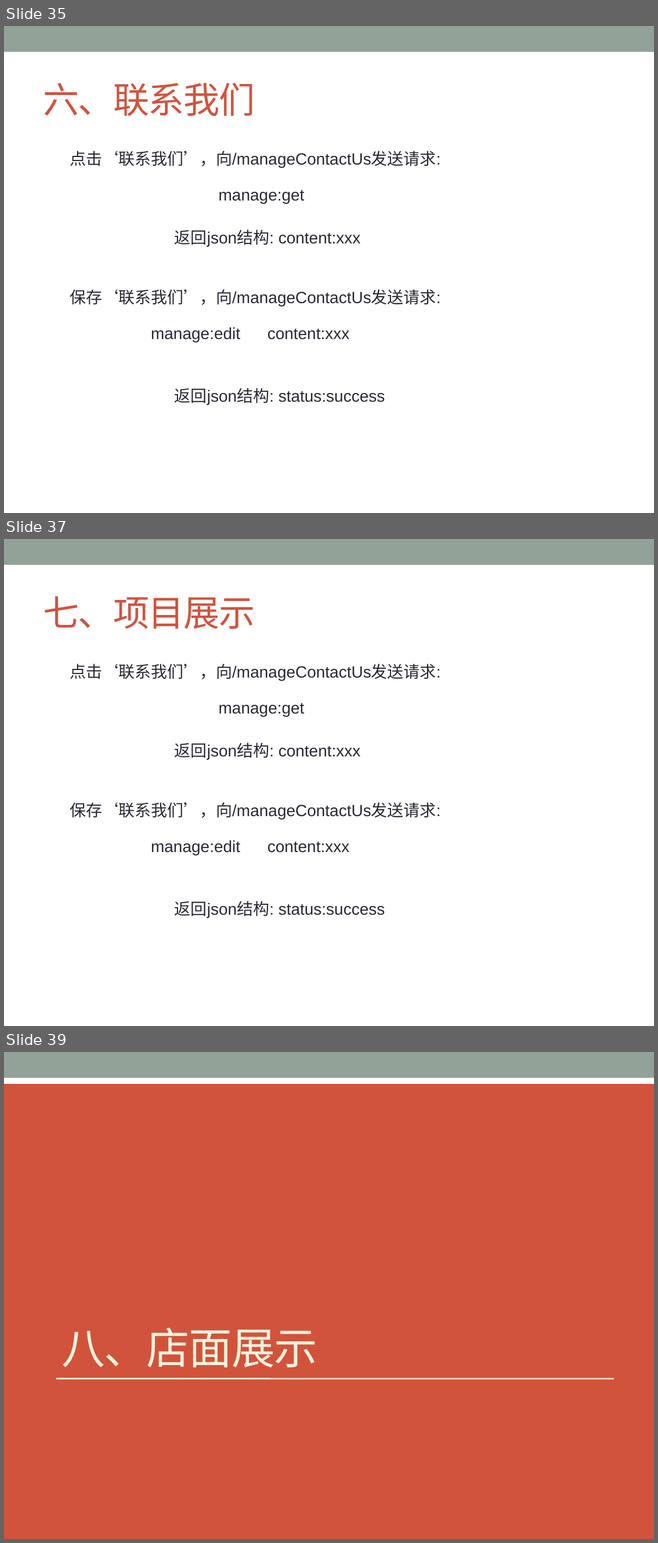
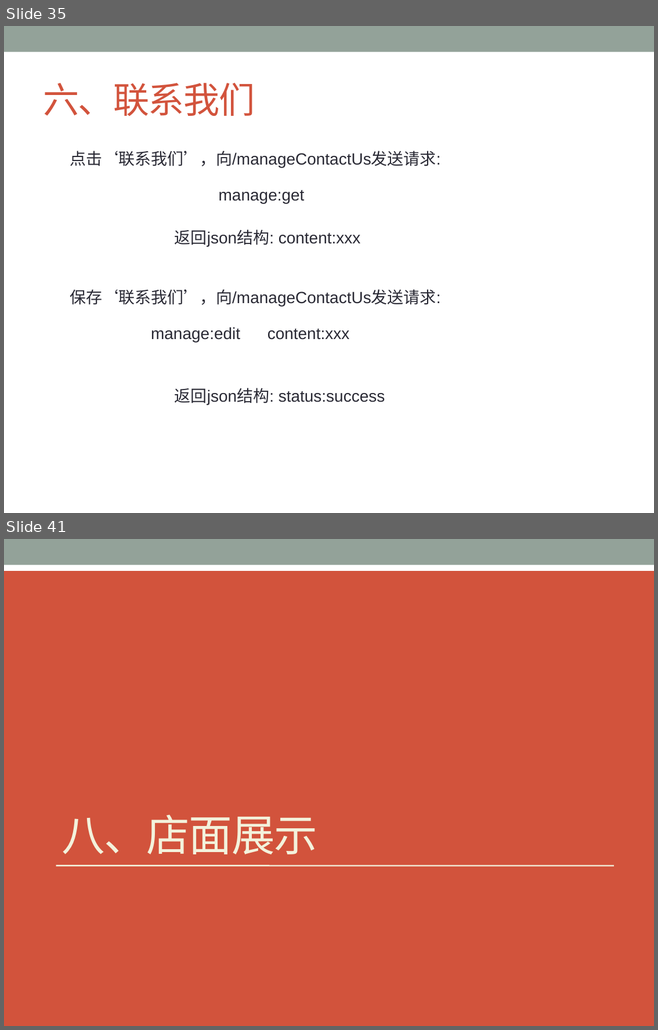
Before and after one commit to ChanSeaThink/LULLGREE, a slide deck: ZSGree前后端逻辑及接口.pptx. Shown one above the other, each under a label of ours: slides 35, 37 and 39 before the commit, slides 35 and 41 after it; the slides between them are not shown. The pictures are 658x1543 and 658x1030 pixels, drawn with LibreOffice and Linux fonts; fonts in the diff are those of the drawing. Boxes give left, top, right and bottom in pixels: in the first picture for what was removed or moved away, otherwise in the second. Text is boxed around its words. In the diff, an @@ line names an element or a change of style, - is before the commit and + after.

```diff
--- a/ZSGree前后端逻辑及接口.pptx
+++ b/ZSGree前后端逻辑及接口.pptx
@@ slide 37 removed at <box>4,539,654,1026</box>, background #FFFFFF; not listed: 1 template element that a slide beside it also shows @@
@@ title removed at <box>43,596,255,629</box> @@
-七、项目展示
@@ text removed at <box>70,664,440,681</box> @@
-点击‘联系我们’，向/manageContactUs发送请求:
@@ text removed at <box>219,703,304,716</box> @@
-manage:get
@@ text removed at <box>175,743,361,760</box> @@
-返回json结构: content:xxx
@@ text removed at <box>70,802,440,820</box> @@
-保存‘联系我们’，向/manageContactUs发送请求:
@@ text removed at <box>151,840,350,855</box> @@
-manage:edit content:xxx
@@ text removed at <box>175,901,384,918</box> @@
-返回json结构: status:success
@@ what was slide 39 is now slide 41 @@
```
Also in this commit, not shown: 1 slide changed, 8 slides added, 2 other slides removed.
